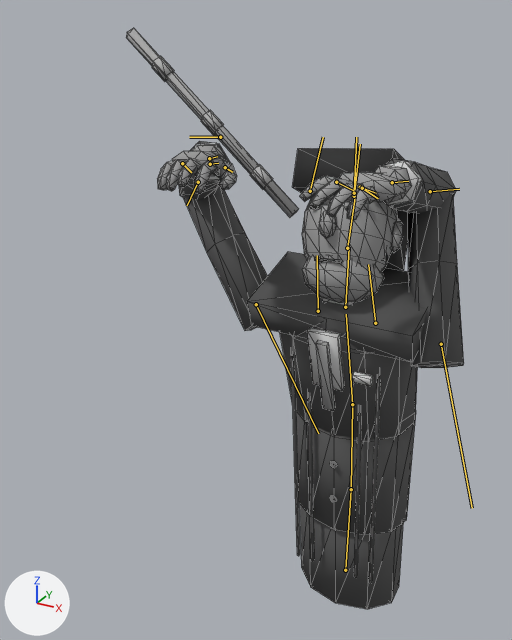
Two versions of the glTF model art/models/characters/bosses/straight_man/straight_man_mobile.glb, one commit apart.
Rendered twice from a 50 mm camera at (0.381, -1.072, 0.849) aimed at (-0.121, -0.161, 0.393). The lights are fixed; the arrows at lower left show +X, +Y and +Z. The first picture is the older version. Both versions are drawn at frame 36 of the action 'idle'; the numbers are the values there. The bones that change, and the others that lie on the model, are drawn over the model as lines. Mesh edges are drawn as thin lines.

In view in the first picture: 'StraightMan_Body', 'StraightMan_Hair', 'StraightMan_Head', 'StraightMan_Rod'.
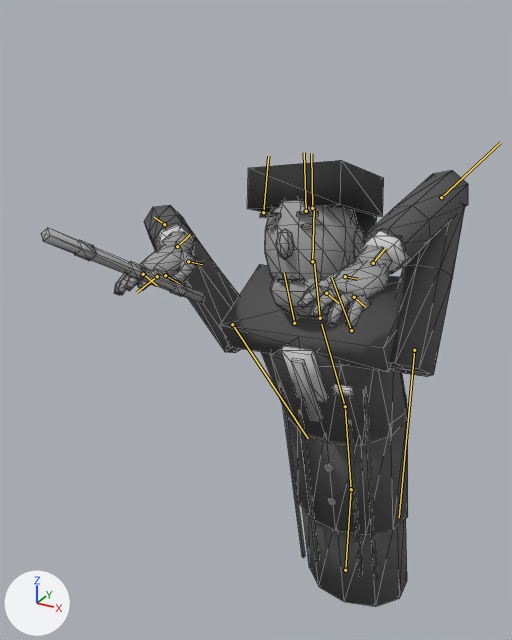
Boxes (x1, y1, x2, y2) around the edits, measured in the pictures (512 x 640 px):
'StraightMan_Body', posed (15% wider, 7% shorter)
    before: (157, 141, 464, 609)
    after: (114, 171, 468, 607)
'StraightMan_Head', posed (10% taller)
    before: (302, 197, 403, 303)
    after: (260, 201, 365, 318)
'StraightMan_Hair', posed
    before: (292, 148, 408, 270)
    after: (247, 160, 384, 264)
'StraightMan_Rod', posed (59% shorter)
    before: (126, 28, 299, 217)
    after: (41, 228, 207, 304)
bone 'spine', root to tip
    before: (351, 489) to (352, 404)
    after: (351, 489) to (345, 406)
bone 'chest', root to tip
    before: (352, 404) to (346, 314)
    after: (345, 406) to (321, 324)
bone 'shoulder_L', root to tip
    before: (375, 323) to (368, 264)
    after: (351, 330) to (331, 277)
bone 'upper_arm_L', root to tip
    before: (441, 344) to (472, 508)
    after: (414, 350) to (399, 517)
bone 'forearm_L', root to tip
    before: (430, 191) to (459, 189)
    after: (441, 197) to (500, 142)
bone 'hand_L', root to tip
    before: (392, 182) to (408, 181)
    after: (373, 263) to (385, 248)
bone 'thumb_L', root to tip
    before: (360, 187) to (376, 193)
    after: (345, 276) to (357, 279)
bone 'index_L', root to tip
    before: (336, 182) to (353, 190)
    after: (326, 293) to (338, 303)
bone 'fingers_L', root to tip
    before: (362, 188) to (378, 198)
    after: (354, 297) to (365, 307)
bone 'shoulder_R', root to tip
    before: (318, 311) to (317, 255)
    after: (294, 323) to (284, 272)
bone 'upper_arm_R', root to tip
    before: (256, 304) to (318, 433)
    after: (232, 324) to (308, 438)
bone 'forearm_R', root to tip
    before: (198, 182) to (187, 205)
    after: (164, 224) to (154, 217)
bone 'hand_R', root to tip
    before: (209, 158) to (217, 156)
    after: (177, 246) to (190, 234)
bone 'thumb_R', root to tip
    before: (225, 167) to (232, 172)
    after: (188, 261) to (202, 264)
bone 'index_R', root to tip
    before: (210, 164) to (218, 163)
    after: (165, 275) to (179, 283)
bone 'fingers_R', root to tip
    before: (182, 163) to (191, 172)
    after: (143, 274) to (157, 285)
bone 'chip', root to tip
    before: (220, 137) to (189, 137)
    after: (157, 276) to (136, 292)

The edits, one by one:
Bone 'spine' (bone_spine) turns from (6, 0, 0) to (9, 0, 3) degrees about its own x, y and z.
Bone 'chest' (bone_chest) turns from (10, 0, 0) to (14, 0, 2) degrees about its own x, y and z.
Bone 'shoulder_L' (bone_shoulder_l) turns from (0, -8, 4) to (0, -12, 6) degrees about its own x, y and z.
Bone 'upper_arm_L' (bone_upper_arm_l) turns from (128, 41, -8) to (120, 13, 5) degrees about its own x, y and z.
Bone 'forearm_L' (bone_forearm_l) turns from (91, 35, -29) to (138, 6, 5) degrees about its own x, y and z.
Bone 'hand_L' (bone_hand_l) turns from (-11, -39, -7) to (8, -77, -3) degrees about its own x, y and z.
Bone 'thumb_L' (bone_thumb_l) turns from (0, 0, 14) to (0, 0, 35) degrees about its own x, y and z.
Bone 'index_L' (bone_index_l) turns from (0, 0, 18) to (0, 0, 50) degrees about its own x, y and z.
Bone 'fingers_L' (bone_fingers_l) turns from (0, 0, 22) to (0, 0, 50) degrees about its own x, y and z.
Bone 'shoulder_R' (bone_shoulder_r) turns from (0, 7, -4) to (0, 11, -5) degrees about its own x, y and z.
Bone 'upper_arm_R' (bone_upper_arm_r) turns from (53, 45, -87) to (59, 33, -70) degrees about its own x, y and z.
Bone 'forearm_R' (bone_forearm_r) turns from (25, 22, -99) to (20, 29, -129) degrees about its own x, y and z.
Bone 'hand_R' (bone_hand_r) turns from (25, -177, -18) to (42, -177, -18) degrees about its own x, y and z.
Bone 'thumb_R' (bone_thumb_r) turns from (0, 0, -14) to (0, 0, -36) degrees about its own x, y and z.
Bone 'index_R' (bone_index_r) turns from (0, 0, -3) to (0, 0, -48) degrees about its own x, y and z.
Bone 'fingers_R' (bone_fingers_r) turns from (0, 0, -22) to (0, 0, -55) degrees about its own x, y and z.
Bone 'chip' (bone_chip) moves from (-0.025, -0.028, 0.0) to (-0.025, -0.025, 0.0).
Bone 'chip' (bone_chip) turns from (-85, 0, 0) to (-169, 0, 0) degrees about its own x, y and z.
